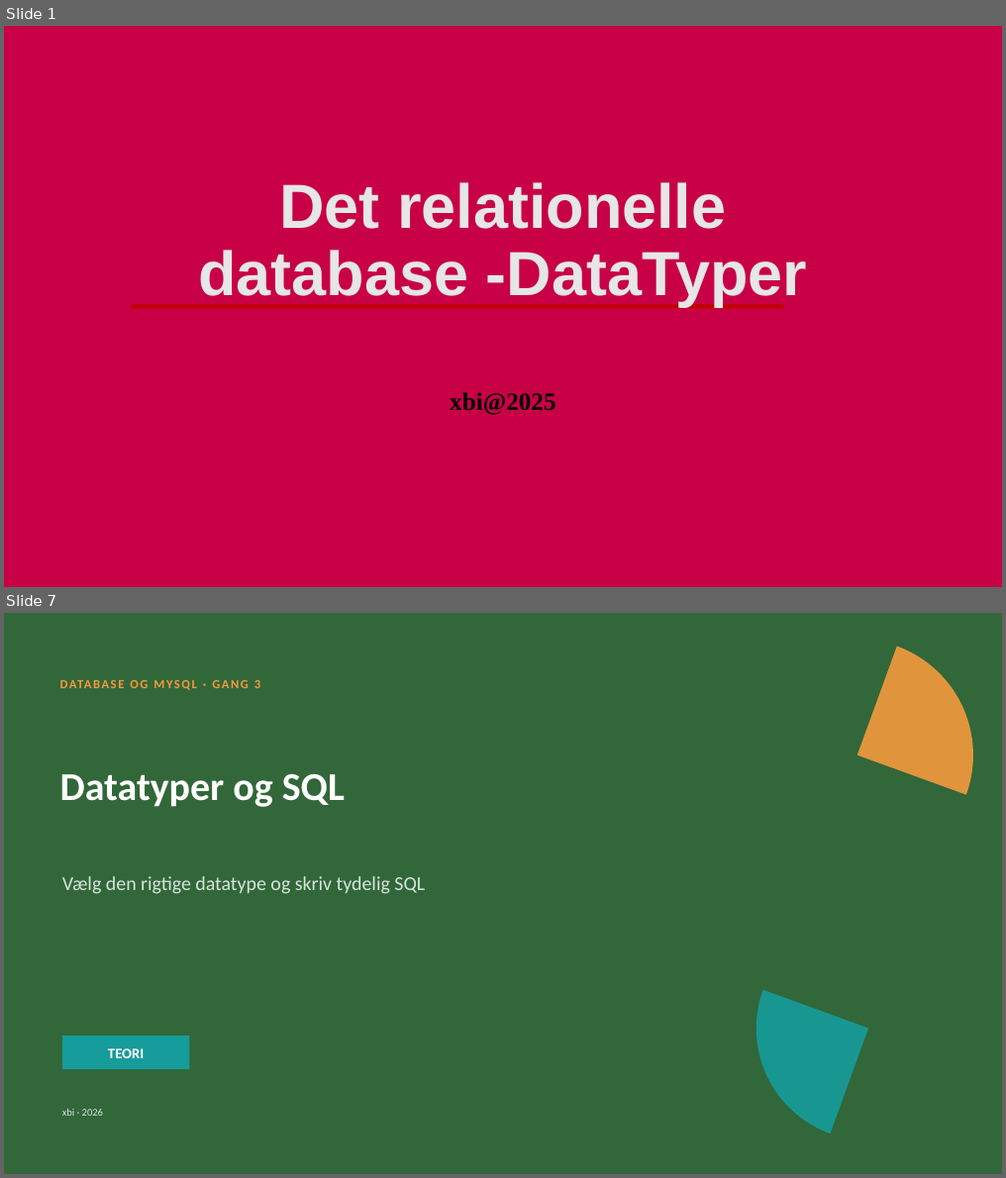
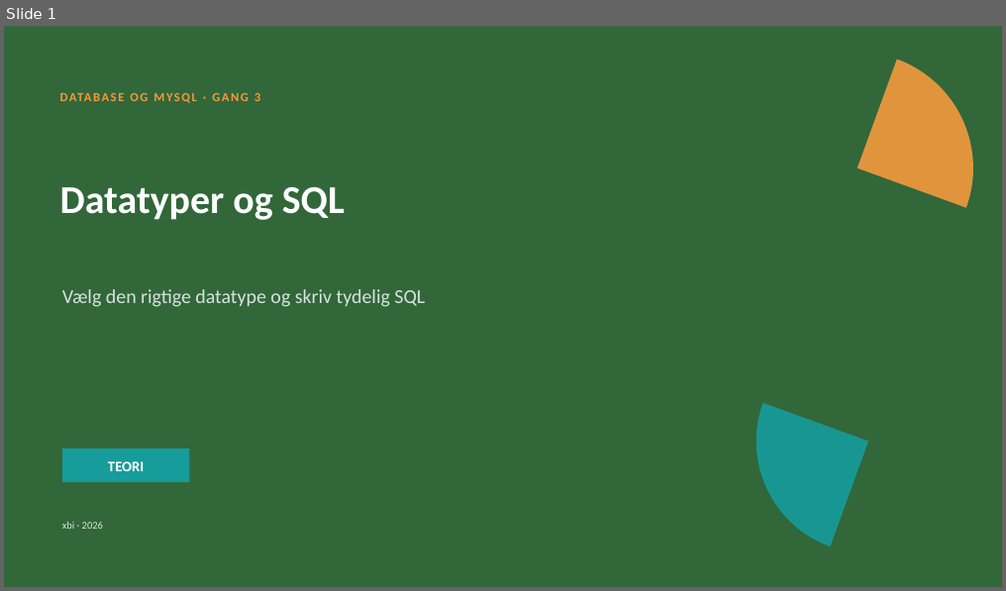
Before and after one commit to xiaoleibi/DMU26, a slide deck: DBPPT/DB Gang3 DataTyper.pptx. Shown one above the other, each under a label of ours: slides 1 and 7 before the commit, slide 1 after it; the slides between them are not shown. The pictures are 1006x1178 and 1006x591 pixels, drawn with LibreOffice and Linux fonts; fonts in the diff are those of the drawing. Boxes give left, top, right and bottom in pixels: in the first picture for what was removed or moved away, otherwise in the second. Text is boxed around its words. In the diff, an @@ line names an element or a change of style, - is before the commit and + after.

```diff
--- a/DBPPT/DB Gang3 DataTyper.pptx
+++ b/DBPPT/DB Gang3 DataTyper.pptx
@@ slide 1 removed at (4,26,1002,587), background #FFFFFF @@
@@ rectangle removed at (4,26,1002,587) @@
@@ title removed at (198,182,807,307) @@
-Det relationelle database -DataTyper
@@ line removed from (132, 307) to (784, 307) @@
@@ subtitle removed at (450,392,555,415) @@
-xbi@2025
@@ what was slide 7 is now slide 1 @@
```
Also in this commit, not shown: 2 slides changed, 1 slide added, 3 other slides removed.
